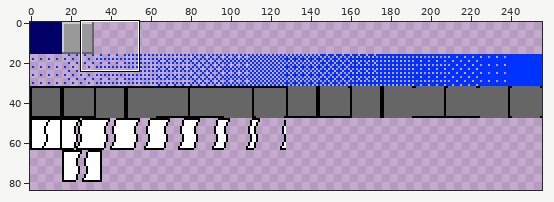
Edited in one commit: sprite sheet (pkg/base/gfx/hello.png). The first picture is a wide view before the edit; the outline marks the close-up.
Close-up. Before the edit:
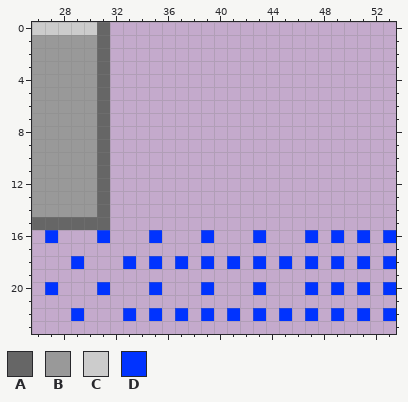
The file is 256x256 pixels. Shown: x 26..53, y 0..23. The wide view leaves out empty margins.
Palette (. is transparent): A #666666  B #999999  C #cccccc  D #0033ff
Pixels before, first column x 26:
 0 CCCCCA......................
 1 BBBBBA......................
 2 BBBBBA......................
 3 BBBBBA......................
 4 BBBBBA......................
 5 BBBBBA......................
 6 BBBBBA......................
 7 BBBBBA......................
 8 BBBBBA......................
 9 BBBBBA......................
10 BBBBBA......................
11 BBBBBA......................
12 BBBBBA......................
13 BBBBBA......................
14 BBBBBA......................
15 AAAAAA......................
16 .D...D...D...D...D...D.D.D.D
17 ............................
18 ...D...D.D.D.D.D.D.D.D.D.D.D
19 ............................
20 .D...D...D...D...D...D.D.D.D
21 ............................
22 ...D...D.D.D.D.D.D.D.D.D.D.D
The result:
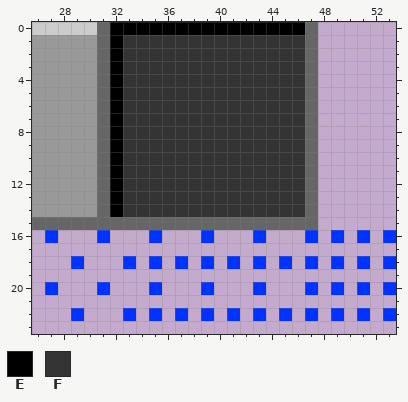
Colours new in this view: E #000000  F #333333
The edit:
There is now colour A in rows 0 to 14 at x 47; in row 15 at x 32 to 47.
There is now colour E in row 0 at x 32 to 46; in rows 1 to 14 at x 32.
There is now colour F in rows 1 to 14 at x 33 to 46.
Pixel boxes of the changes (left, top, right, bottom) in both close-ups:
added: (110, 22, 318, 230)
